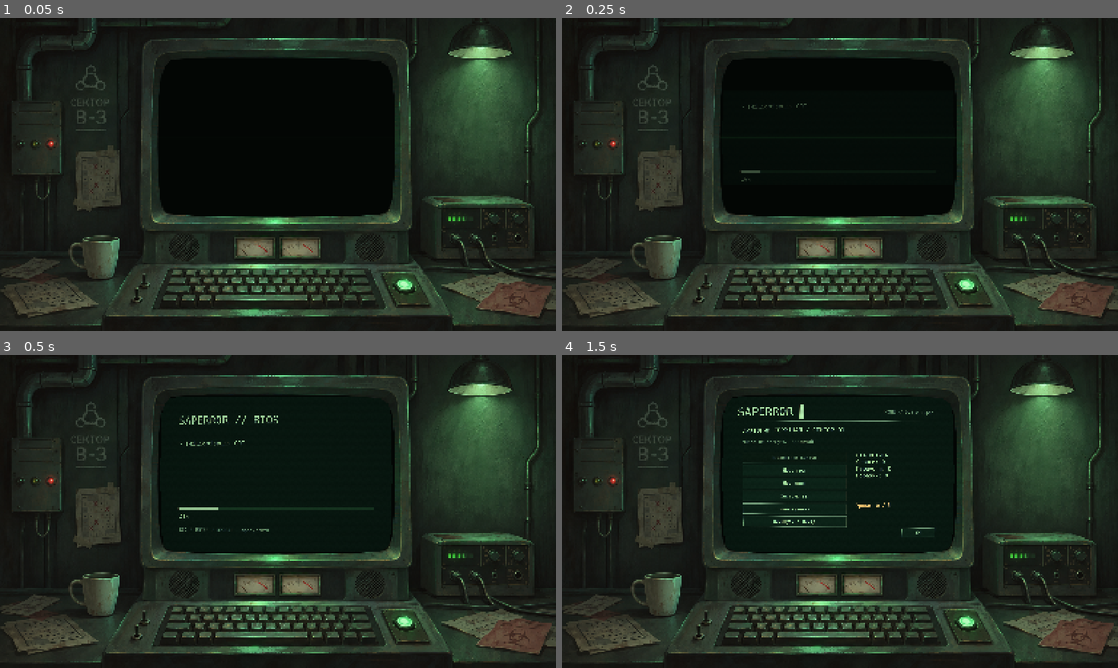
Above: before the commit, frames 1-4 (two rows, left to right).
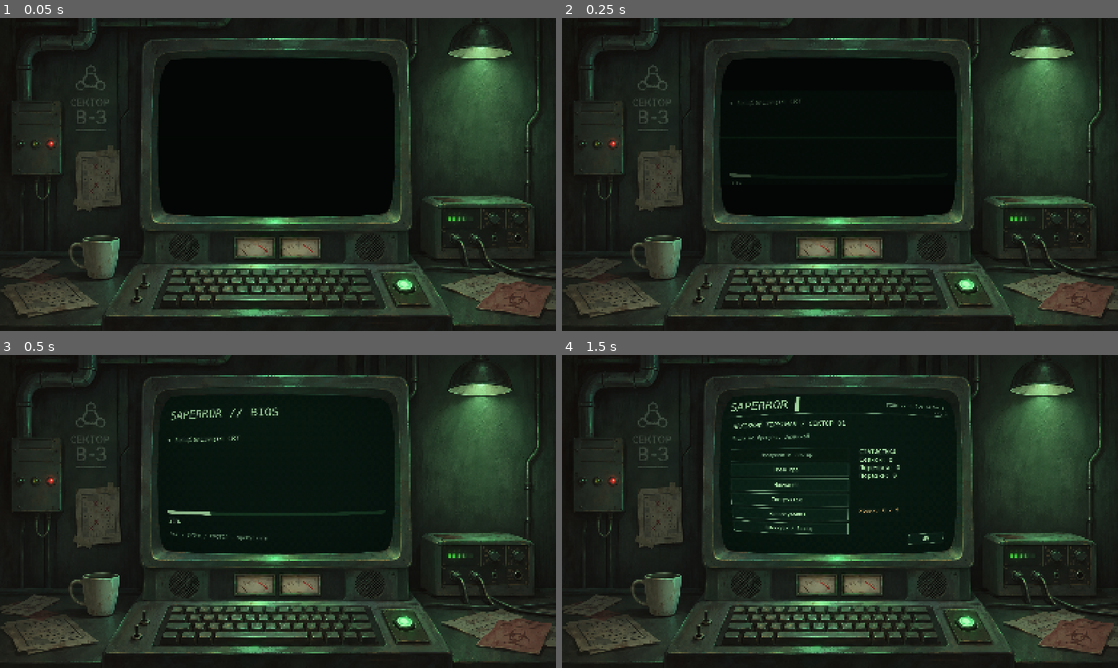
Above: after the commit, the same moments.

Repository: mazerfaker/SAPERROR
Game: Godot game, scene res://scenes/game/gameplay.tscn
Same seed, same stepped clock (60 frames per second), same inputs: the game is played once before the commit and once after it.
Inputs (mouse positions are in pixels of both pictures, inside the frame that each line leads up to):
- Up to frame 1 (0.05 s): no input
- Up to frame 2 (0.25 s): no input
- Up to frame 3 (0.5 s): no input
- Up to frame 4 (1.5 s): tap Enter at 0.5, 0.6 s; move the mouse to (962, 495) at 0.52 s; click (962, 495) at 0.67 s; tap Space at 0.77, 1.25 s; move the mouse to (728, 527) at 1.27 s; tap F at 1.35 s; click (728, 527) at 1.42 s

The runs differ from the first frame. In frame 2, 0.2% of the frame differs, in the area x 30-44%, y 26-54%; in frame 3, 1.3%; in frame 4, 2.2%, in the area x 30-70%, y 13-61%.

Commit message:
fix: rebuild CRT phosphor shader and strength-dependent input warp

Diff:
--- a/assets/shaders/crt.gdshader
+++ b/assets/shaders/crt.gdshader
@@ -1,7 +1,7 @@
 shader_type canvas_item;
 render_mode unshaded;
 uniform vec2 contour[21];
-uniform float curvature : hint_range(0.0, 0.06) = 0.025;
+uniform float curvature : hint_range(0.0, 0.18) = 0.096;
 uniform float strength : hint_range(0.0, 1.0) = 0.6;
 uniform float fault : hint_range(0.0, 1.0) = 0.0;
 uniform float motion = 1.0;
@@ -23,41 +23,74 @@
 	}
 	return inside ? smoothstep(0.0,0.0032,distance_to_edge) : 0.0;
 }
-float ordered_dither(vec2 pixel) {
-	vec2 k = mod(floor(pixel),2.0);
-	return (k.x*2.0+k.y*3.0-4.0*k.x*k.y)/4.0-0.375;
+// The primary sample is identical to Geometry.warp(). Never displace hit targets.
+float bayer4(vec2 pixel) {
+	vec2 p = mod(floor(pixel),4.0);
+	vec2 low = mod(p,2.0);
+	vec2 high = floor(p*0.5);
+	float a = low.x*2.0+low.y*3.0-4.0*low.x*low.y;
+	float b = high.x*2.0+high.y*3.0-4.0*high.x*high.y;
+	return (4.0*a+b+0.5)/16.0-0.5;
+}
+float periodic_mask(float coord, float period) {
+	float phase = coord/period;
+	float width = max(fwidth(phase),0.0001);
+	float resolved = 1.0-smoothstep(0.32,0.70,width);
+	return cos(phase*6.2831853)*resolved;
+}
+vec3 phosphor_sample(sampler2D tex, vec2 uv) {
+	return texture(tex,clamp(uv,vec2(0.0),vec2(1.0))).rgb;
 }
 void fragment() {
 	vec2 p = UV*2.0-1.0;
-	vec2 uv = (p*(1.0+curvature*dot(p,p))+1.0)*0.5;
-	float inside = step(0.0,uv.x)*step(uv.x,1.0)*step(0.0,uv.y)*step(uv.y,1.0);
+	float r2 = dot(p,p);
+	// Normalized barrel transform stays inside the source rectangle.
+	vec2 uv = (p*(1.0+curvature*r2)/(1.0+2.0*curvature)+1.0)*0.5;
 	vec2 q = clamp(uv,vec2(0.0),vec2(1.0));
 	vec3 base = texture(TEXTURE,q).rgb;
+	vec3 rgb = base;
+	vec2 pixel = UV*vec2(713.0,481.0);
 	float t = TIME*motion;
-	float split = 0.0012*strength;
-	vec3 halo = texture(TEXTURE,clamp(q+vec2(split,0.0),vec2(0.0),vec2(1.0))).rgb;
-	vec3 ghost = texture(TEXTURE,clamp(q-vec2(split*2.0,0.0),vec2(0.0),vec2(1.0))).rgb;
-	vec2 dy = vec2(0.0,2.0/962.0);
-	vec3 vertical_halo = texture(TEXTURE,clamp(q+dy,vec2(0.0),vec2(1.0))).rgb + texture(TEXTURE,clamp(q-dy,vec2(0.0),vec2(1.0))).rgb;
-	vec3 bloom = max((halo+ghost+vertical_halo)*0.25-base,vec3(0.0));
-	vec3 rgb = base + bloom*0.32*strength + base*0.035*strength;
-	rgb += vec3(halo.r-base.r,0.0,ghost.b-base.b)*0.18*strength;
-	float scan = 0.92+0.08*cos(UV.y*481.0*3.14159265);
-	rgb *= mix(1.0,scan,strength);
-	float noise = hash(floor(UV*vec2(713.0,481.0))+floor(t*24.0))-0.5;
-	float tear = step(0.985,hash(vec2(floor(UV.y*35.0),floor(t*7.0))))*fault*motion;
-	// Tearing/glitch is additive: never displaces the clickable primary image.
-	rgb += vec3(0.01,0.08,0.035)*tear*strength;
-	float dither = ordered_dither(UV*vec2(713.0,481.0));
-	rgb += (noise*0.015+dither*0.012)*strength + vec3(0.045,0.006,0.004)*fault*strength;
-	rgb *= 1.0-strength*0.12*dot(p,p)*0.5;
-	rgb *= 1.0-flicker*motion*strength*0.018*(0.5+0.5*sin(t*13.0));
-	rgb += vec3(0.006,0.016,0.009)*strength*max(0.0,1.0-dot(p,p)*0.45);
-	vec3 outcome_tint = outcome > 0.0 ? vec3(0.015,0.07,0.025) : vec3(0.09,0.015,0.008);
-	rgb += outcome_tint*abs(outcome)*strength;
-	float beam_mask = 1.0-smoothstep(max(0.0,beam-0.012),beam+0.012,abs(p.y));
+	if (strength > 0.0001) {
+		vec2 px = vec2(1.0/1426.0,1.0/962.0);
+		vec3 near_halo = (
+			phosphor_sample(TEXTURE,q+vec2(px.x*2.0,0.0))+
+			phosphor_sample(TEXTURE,q-vec2(px.x*2.0,0.0))+
+			phosphor_sample(TEXTURE,q+vec2(0.0,px.y*2.0))+
+			phosphor_sample(TEXTURE,q-vec2(0.0,px.y*2.0)))*0.25;
+		vec3 far_halo = (
+			phosphor_sample(TEXTURE,q+px*vec2(5.0,4.0))+
+			phosphor_sample(TEXTURE,q+px*vec2(-5.0,4.0))+
+			phosphor_sample(TEXTURE,q+px*vec2(5.0,-4.0))+
+			phosphor_sample(TEXTURE,q-px*vec2(5.0,4.0)))*0.25;
+		// Color-preserving bloom; red and amber warnings remain distinct.
+		vec3 glow = max(near_halo-base,vec3(0.0))*0.48 + max(far_halo-base,vec3(0.0))*0.26;
+		vec3 graded = base*1.08+glow;
+		float scan = 0.84+0.16*periodic_mask(pixel.y,3.0);
+		float grille = 0.97+0.03*periodic_mask(pixel.x,3.0);
+		graded *= scan*grille;
+		float vignette = 1.0-0.30*smoothstep(0.12,1.8,r2);
+		graded *= vignette;
+		// Coarse phosphor quantization / ordered dither, not animated white noise.
+		float dither = bayer4(pixel);
+		graded = floor(clamp(graded+dither/64.0,0.0,1.0)*64.0+0.5)/64.0;
+		float grain = hash(floor(pixel)+floor(t*18.0))-0.5;
+		graded += grain*0.012;
+		// Soft glass reflection and black-level lift; no changes to approved art.
+		float reflection = exp(-pow((p.x+0.48)*0.85,2.0)-pow((p.y+0.72)*2.5,2.0));
+		graded += vec3(0.009,0.025,0.015)*reflection;
+		graded += vec3(0.004,0.013,0.008)*(1.0-0.45*clamp(r2,0.0,1.0));
+		float tear = step(0.96,hash(vec2(floor(pixel.y/4.0),floor(t*8.0))))*fault*motion;
+		graded += vec3(0.07,0.025,0.012)*tear;
+		graded += vec3(0.07,0.008,0.004)*fault;
+		vec3 tint = outcome > 0.0 ? vec3(0.015,0.07,0.025) : vec3(0.09,0.015,0.008);
+		graded += tint*abs(outcome);
+		graded *= 1.0-flicker*motion*0.025*(0.5+0.5*sin(t*13.0));
+		rgb = mix(base,graded,strength);
+	}
+	float beam_mask = beam>=0.999 ? 1.0 : 1.0-smoothstep(max(0.0,beam-0.012),beam+0.012,abs(p.y));
 	float line_glow = exp(-abs(p.y)*90.0)*(1.0-beam)*power;
-	rgb = mix(vec3(0.012,0.025,0.017),rgb,inside*power*beam_mask);
+	rgb = mix(vec3(0.012,0.025,0.017),rgb,power*beam_mask);
 	rgb += vec3(0.15,0.38,0.17)*line_glow;
-	COLOR = vec4(rgb,edge_mask(UV));
+	COLOR = vec4(clamp(rgb,0.0,1.0),edge_mask(UV));
 }
--- a/project.godot
+++ b/project.godot
@@ -1,7 +1,7 @@
 config_version=5
 [application]
 config/name="SAPERROR"
-config/version="0.3.0-alpha.1"
+config/version="0.3.0-alpha.1-crt.1"
 run/main_scene="res://scenes/game/gameplay.tscn"
 config/features=PackedStringArray("4.7", "GL Compatibility")
 [display]
--- a/scripts/ui/crt_geometry.gd
+++ b/scripts/ui/crt_geometry.gd
@@ -6,6 +6,9 @@
 const GAME_GRID_AREA := Vector2(648, 608)
 const GAME_GRID_CENTER := Vector2(713, 484)
 const GAME_CELL_GAP := 4
+const MAX_CURVATURE: float = 0.16
+static func curvature_for(strength: float, enabled: bool) -> float:
+	return MAX_CURVATURE*clampf(strength,0.0,1.0) if enabled else 0.0
 const CONTOUR := [Vector2(514,125),Vector2(624,119),Vector2(1000,120),Vector2(1144,130),Vector2(1168,145),Vector2(1181, …(266 unchanged characters)…
 static func mask_points() -> PackedVector2Array:
 	var points := PackedVector2Array()
@@ -16,7 +19,7 @@
 	return Rect2((window - CANVAS * factor) * 0.5, CANVAS * factor)
 static func warp(uv: Vector2, curvature: float) -> Vector2:
 	var p: Vector2 = uv * 2.0 - Vector2.ONE
-	return (p * (1.0 + curvature * p.dot(p)) + Vector2.ONE) * 0.5
+	return (p * (1.0 + curvature * p.dot(p)) / (1.0 + 2.0*curvature) + Vector2.ONE) * 0.5
 static func to_raster(local: Vector2, curvature: float) -> Vector2:
 	return warp(local / SCREEN.size, curvature) * Vector2(RASTER)
 static func grid_metrics(area: Vector2, columns: int, rows: int, gap: float) -> Vector2:
--- a/scripts/ui/gameplay.gd
+++ b/scripts/ui/gameplay.gd
@@ -11,7 +11,7 @@
 var crt_material: ShaderMaterial
 var grade_material: ShaderMaterial
 var ui: TerminalUI
-var curvature: float = 0.025
+var curvature: float = 0.096
 var effects: float = 0.6
 var reduced_motion: bool = false
 var flicker_enabled: bool = false
@@ -45,6 +45,7 @@
 	raster.size = Geometry.RASTER
 	raster.transparent_bg = false
 	raster.render_target_update_mode = SubViewport.UPDATE_ALWAYS
+	raster.canvas_item_default_texture_filter = Viewport.DEFAULT_CANVAS_ITEM_TEXTURE_FILTER_LINEAR
 	add_child(raster)
 	ui = TerminalUI.new()
 	ui.size = Vector2(Geometry.RASTER)
@@ -90,7 +91,7 @@
 	reduced_motion = reduced
 	flicker_enabled = flicker
 	scene_effects = global_amount
-	curvature = 0.025 if curve and amount > 0.0 else 0.0
+	curvature = Geometry.curvature_for(amount,curve)
 	crt_material.set_shader_parameter("curvature",curvature)
 	crt_material.set_shader_parameter("strength",effects)
 	crt_material.set_shader_parameter("motion",0.0 if reduced_motion else 1.0)
@@ -112,7 +113,7 @@
 func _shutdown() -> void:
 	if not lifecycle.accepts_input(): return
 	pointer_captured = false
-	if reduced_motion or DisplayServer.get_name() == "headless":
+	if reduced_motion or effects <= 0.0 or DisplayServer.get_name() == "headless":
 		get_tree().quit()
 		return
 	lifecycle.begin_shutdown()
--- a/scripts/ui/terminal_ui.gd
+++ b/scripts/ui/terminal_ui.gd
@@ -140,7 +140,7 @@
 	add_child(page)
 	buttons.clear()
 	_label("SAPERROR ▌",Rect2(88,52,800,92),page,72)
-	var version := _label("MINE // 0.3.0-alpha.1",Rect2(946,82,390,48),page,27,DIM)
+	var version := _label("MINE // 0.3.0-alpha.1-crt.1",Rect2(946,82,390,48),page,27,DIM)
 	version.horizontal_alignment = HORIZONTAL_ALIGNMENT_RIGHT
 	var line := ColorRect.new()
 	line.color = DIM
@@ -299,7 +299,17 @@
 	_label(tr("VIS_SETTINGS"),Rect2(124,212,1150,60),page,41)
 	_button("EN" if is_uk else "UA",Rect2(124,305,300,62),page,_language)
 	_button(tr("VIS_FULLSCREEN"),Rect2(444,305,720,62),page,func(): fullscreen_requested.emit())
-	_button(tr("VIS_CRT")+": "+str(roundi(amount*100))+"%",Rect2(124,389,1040,62),page,func(): amount = 0.0 if amount >= 0.9 else amount+0.15; _apply(); _show("settings"))
+	var crt_readout := _label(tr("VIS_CRT")+": "+str(roundi(amount*100))+"%",Rect2(124,382,1040,35),page,28)
+	var crt_slider := HSlider.new()
+	crt_slider.min_value = 0.0
+	crt_slider.max_value = 1.0
+	crt_slider.step = 0.05
+	crt_slider.value = amount
+	_place(crt_slider,Rect2(124,421,1040,28),page)
+	crt_slider.value_changed.connect(func(v: float):
+		amount = v
+		crt_readout.text = tr("VIS_CRT")+": "+str(roundi(v*100))+"%"
+		_apply())
 	_button(tr("VIS_CURVE")+": "+_on_off(curve),Rect2(124,471,1040,62),page,func(): curve = not curve; _apply(); _show("settings"))
 	_button(tr("VIS_MOTION")+": "+_on_off(reduced),Rect2(124,553,1040,62),page,func(): reduced = not reduced; _apply(); _show("settings"))
 	_button(tr("VIS_FLICKER")+": "+_on_off(flicker),Rect2(124,635,1040,62),page,func(): flicker = not flicker; _apply(); _show("settings"))
--- a/tests/visual_test.gd
+++ b/tests/visual_test.gd
@@ -21,11 +21,33 @@
 		var rect: Rect2 = Geometry.fit(window)
 		check(absf(rect.size.aspect()-Geometry.CANVAS.aspect())<0.00001,"aspect ratio")
 		check(rect.position.x >= -0.001 and rect.position.y >= -0.001,"letterbox bounds")
-		for curve in [0.0,0.025]:
+		for curve in [0.0,0.024,0.096,0.16]:
 			for local in [Vector2(100,100),Geometry.SCREEN.size*0.5,Vector2(600,380)]:
 				var physical: Vector2 = rect.position+(Geometry.SCREEN.position+local)*rect.size/Geometry.CANVAS
 				var recovered: Vector2 = (physical-rect.position)*Geometry.CANVAS/rect.size-Geometry.SCREEN.position
 				check(Geometry.to_raster(recovered,curve).distance_to(Geometry.to_raster(local,curve))<0.01,"window to CRT hit mapping")
+	check(Geometry.curvature_for(0.0,true)==0.0,"CRT off identity")
+	check(Geometry.curvature_for(1.0,false)==0.0,"curvature disabled")
+	check(Geometry.curvature_for(0.9,true)>Geometry.curvature_for(0.15,true),"intensity scales curvature")
+	for amount in [0.0,0.15,0.6,0.9,1.0]:
+		var c: float = Geometry.curvature_for(amount,true)
+		check(Geometry.warp(Vector2(0.5,0.5),c).is_equal_approx(Vector2(0.5,0.5)),"center invariant")
+		for y in range(11):
+			for x in range(11):
+				var uv := Vector2(x,y)/10.0
+				var warped: Vector2 = Geometry.warp(uv,c)
+				check(warped.x>=-0.00001 and warped.x<=1.00001 and warped.y>=-0.00001 and warped.y<=1.00001,"warp no black border")
+	var scene: PackedScene = load("res://scenes/game/gameplay.tscn") as PackedScene
+	check(scene!=null,"CRT scene loads")
+	if scene != null:
+		var game = scene.instantiate()
+		root.add_child(game)
+		for strength in [0.0,0.15,0.6,0.9,1.0]:
+			game._set_effects(strength,true,false,false,0.0)
+			check(is_equal_approx(game.curvature,Geometry.curvature_for(strength,true)),"CPU curvature intensity")
+			check(is_equal_approx(float(game.crt_material.get_shader_parameter("curvature")),game.curvature),"shader/input agreement")
+			check(is_equal_approx(float(game.crt_material.get_shader_parameter("strength")),strength),"shader strength")
+		game.queue_free()
 	for n in [6,8,10,14,18]:
 		var area := Geometry.GAME_GRID_AREA
 		var cell: Vector2 = Geometry.grid_metrics(area,n,n,4.0)
Not shown, changed: CHANGELOG.md
Not shown, added: docs/CRT_REFINEMENT.md
